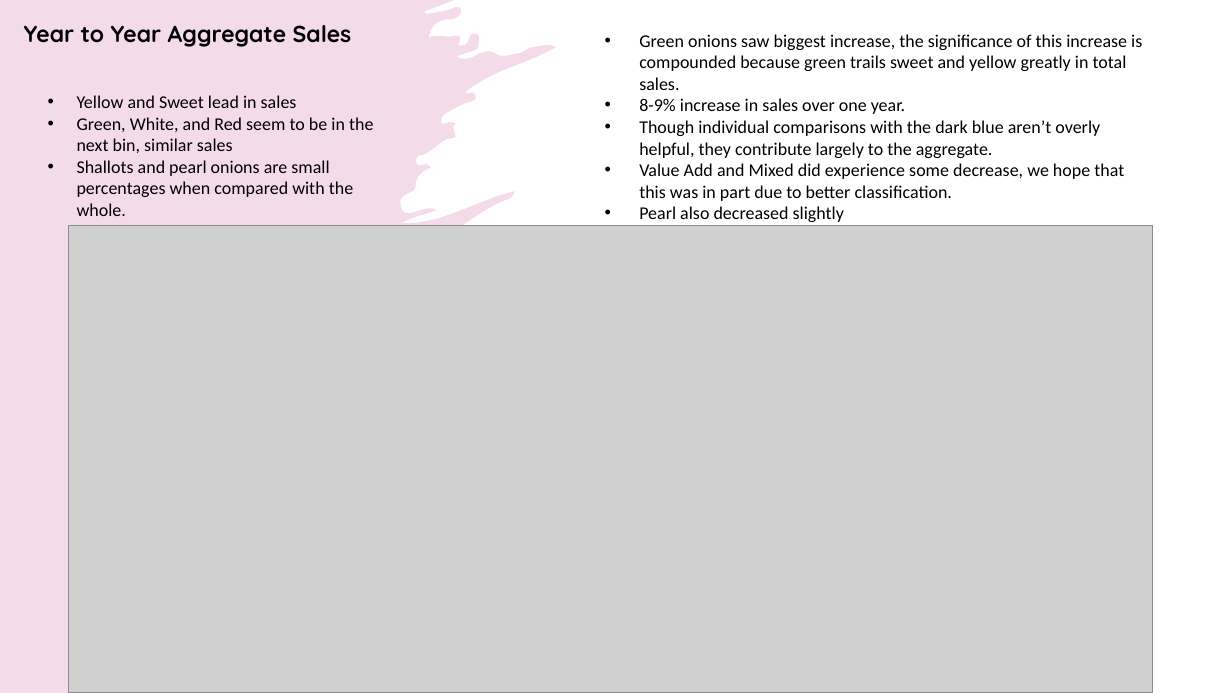
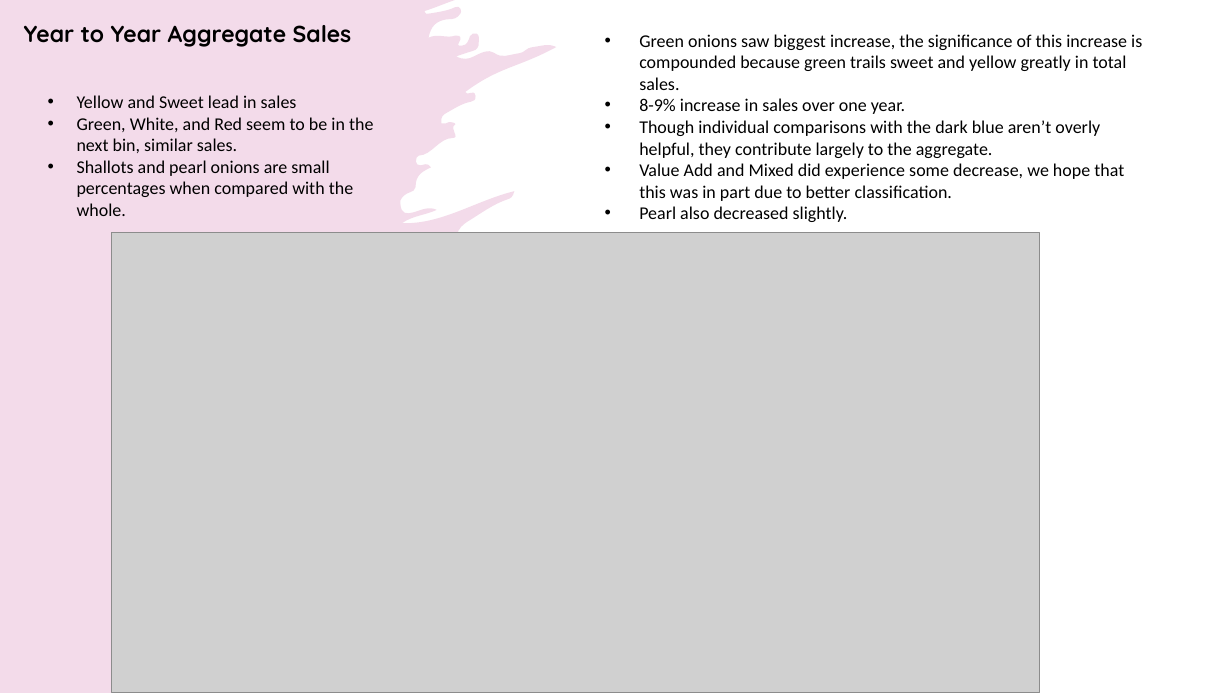
Before and after one commit to jashonnew/DSci-Actua-Rjunkie, a slide deck: slide 2 of Learn_inprogress/Onions.pptx. Drawn at 1232x693 pixels with LibreOffice and Linux fonts; fonts in the diff are those of the drawing; grey boxes stand for pictures. Boxes give left, top, right and bottom in pixels: in the first picture for what was removed or moved away, otherwise in the second. Text is boxed around its words. In the diff, an @@ line names an element or a change of style, - is before the commit and + after.

```diff
--- a/Learn_inprogress/Onions.pptx
+++ b/Learn_inprogress/Onions.pptx
@@ text at [77, 117, 373, 153]: text changed @@
-• Green, White, and Red seem to be in the next bin, similar sales
+• Green, White, and Red seem to be in the next bin, similar sales.
@@ text at [639, 206, 848, 222]: text changed @@
-• Pearl also decreased slightly
+• Pearl also decreased slightly.
@@ picture: place and size @@
-picture at [68, 226, 1153, 693]
+picture at [112, 233, 1040, 693]
```
Also in this commit, not shown: 2 other slides changed, 3 other files.
